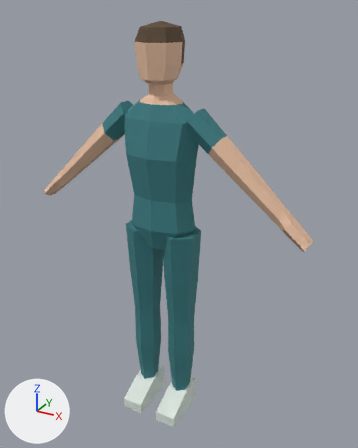
Renders of the FBX model Assets/Character/Nurse_Female_Scrubs/Nurse_Female_Scrubs.fbx from each side of a commit.
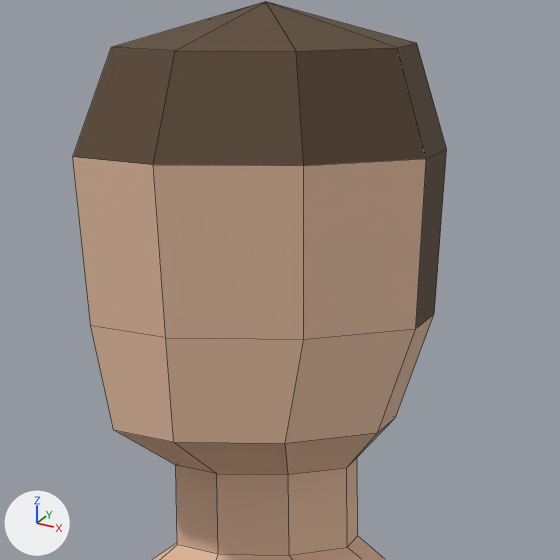
Old and new are each drawn whole from a 50 mm lens placed at (0.96, -1.608, 1.726), pointed at (0.056, 0.035, 0.905) and again close up on the part from 35% to 56% of the width and 5% to 22% of the height. Arrows for +X, +Y and +Z are at lower left; the lights stay in place. The last two pictures show the newer version. The close-ups show mesh edges as thin lines.

The older version as bpy lines, for what is in view:
```python
me_nurse_female_scrubs = bpy.data.meshes.new('Nurse_Female_Scrubs')
me_nurse_female_scrubs.from_pydata(...)  # 249 vertices, 228 faces; spans x -0.61..0.61, y -0.15..0.1, z 0.0..1.68
# faces by material slot: [70, 38, 84, 22, 14]
me_nurse_female_scrubs.materials.append(mat_nurse_female_scrubs_bottom)  # cyan #387c81
me_nurse_female_scrubs.materials.append(mat_nurse_female_scrubs_top)  # cyan #387c81
me_nurse_female_scrubs.materials.append(mat_nurse_female_scrubs_skin)  # beige #e7bfa2
me_nurse_female_scrubs.materials.append(mat_nurse_female_scrubs_hair)  # brown #594530
me_nurse_female_scrubs.materials.append(mat_nurse_female_scrubs_shoes)  # white #dde7df
ob_nurse_female_scrubs = bpy.data.objects.new('Nurse_Female_Scrubs', me_nurse_female_scrubs)
ob_nurse_female_scrubs.location = (0.0, 0.0, 0.0)
```
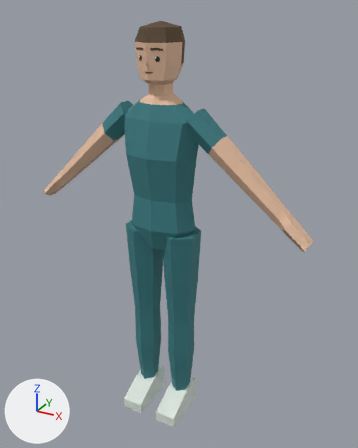
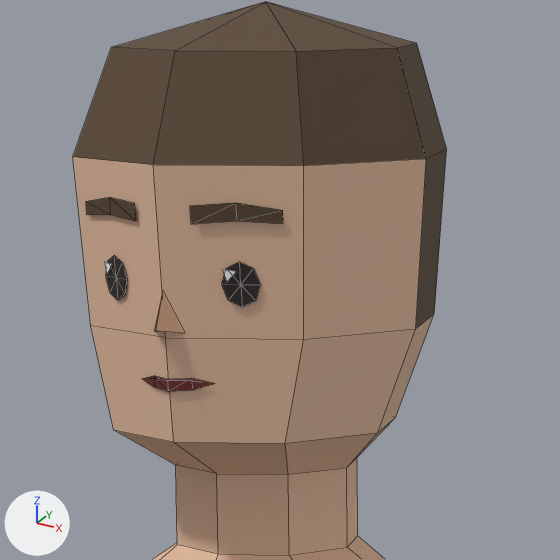
What differs and where, as boxes (x1, y1, x2, y2) in the close-ups (560 x 560 px):
part 1 of me_nurse_female_scrubs, added: after (86, 197, 283, 392)

Diff of the bpy script that builds the scene:
```diff
--- a/Assets/Character/Nurse_Female_Scrubs/Nurse_Female_Scrubs.fbx.py
+++ b/Assets/Character/Nurse_Female_Scrubs/Nurse_Female_Scrubs.fbx.py
@@ img_facepalette_png @@
+img_facepalette_png = load_image('FacePalette.png', '../Face/FacePalette.png', 32, 16, 'sRGB')
@@ mat_nurse_female_scrubs_face @@
+mat_nurse_female_scrubs_face = principled_material('Nurse_Female_Scrubs_Face')
+mat_nurse_female_scrubs_face.texture = img_facepalette_png
+mat_nurse_female_scrubs_face.roughness = 0.55
@@ me_nurse_female_scrubs @@
 # used by ob_nurse_female_scrubs; location = (0.0, 0.0, 0.0)
-me_nurse_female_scrubs.from_pydata(...)  # 249 vertices, 228 faces; spans x -0.61..0.61, y -0.15..0.1, z 0.0..1.68
+me_nurse_female_scrubs.from_pydata(...)  # 329 vertices, 289 faces; spans x -0.61..0.61, y -0.15..0.1, z 0.0..1.68
+# me_nurse_female_scrubs part 1
+# 80 vertices are added at x -0.05..0.05, y -0.1..-0.07, z 1.51..1.6
+# 53 new faces join them, mat_nurse_female_scrubs_face (picture img_facepalette_png)
+# 8 new faces join them, mat_nurse_female_scrubs_hair (brown #594530)
 me_nurse_female_scrubs.materials.append(mat_nurse_female_scrubs_bottom)
@@ me_nurse_female_scrubs @@
 me_nurse_female_scrubs.materials.append(mat_nurse_female_scrubs_shoes)
+me_nurse_female_scrubs.materials.append(mat_nurse_female_scrubs_face)  # picture img_facepalette_png
```
